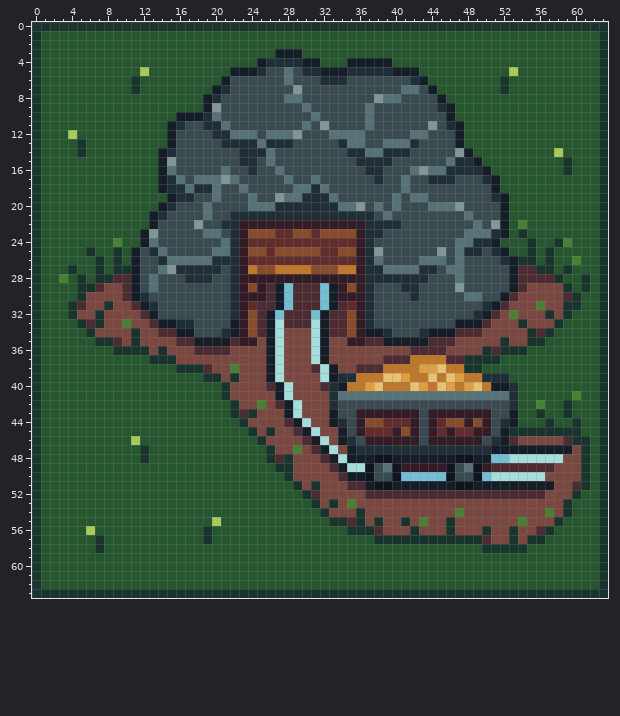
Edited in one commit: pixel-art file (img/buildings/building_gold_mine.aseprite). The picture above is the old version.
64x64 pixels, 1 frame.
After the commit:
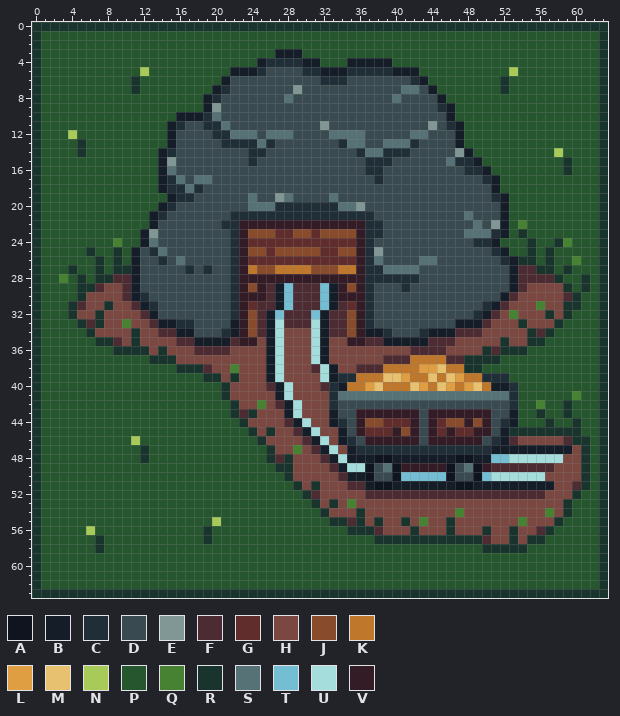
Palette (. is transparent): A #10141f  B #151d28  C #202e37  D #394a50  E #819796  F #4d2b32  G #602c2c  H #7a4841  J #884b2b  K #be772b  L #de9e41  M #e8c170  N #a8ca58  P #25562e  Q #468232  R #19332d  S #577277  T #73bed3  U #a4dddb  V #341c27
Edits made:
Colour C gives way to colour D in row 13 at x 27 to 28; in row 14 at x 23 and 35; in row 15 at x 23 and 36; in row 16 at x 24 and 46 to 47; in row 17 at x 44 to 46; in row 18 at x 19 and 31.
Colour C gives way to colour D in row 19 at x 30 to 32; in row 22 at x 39 to 40; in row 25 at x 48 to 49; in row 26 at x 20 to 21; in row 27 at x 16, 18, 20 and 43 to 44; in row 28 at x 17 to 19 and 43.
Colour C gives way to colour D in rows 29 to 30 at x 42.
Colour E gives way to colour D in row 8 at x 38; in row 12 at x 29; in row 16 at x 43; in row 17 at x 21; in row 20 at x 47; in row 22 at x 18.
Colour E gives way to colour D in row 25 at x 45; in row 27 at x 15; in row 29 at x 47.
Colour S gives way to colour D in rows 5 to 6 at x 28; in row 8 at x 29 and 39; in row 9 at x 30 and 37; in row 10 at x 31 and 37; in row 11 at x 30 and 37; in rows 14 to 15 at x 26.
Colour S gives way to colour D in row 16 at x 21, 27, 42 and 44 to 45; in row 17 at x 20, 22, 28, 31 and 41; in row 18 at x 20, 23, 29 to 30, 32 and 41; in row 19 at x 20, 29, 40 and 42 to 43; in row 20 at x 19, 38, 40 and 44 to 46; in row 21 at x 19 and 39.
Colour S gives way to colour D in row 23 at x 19 to 20; in row 24 at x 21 and 47 to 48; in row 25 at x 20 to 21 and 47; in row 26 at x 15, 17 to 19, 45 and 47; in row 27 at x 14 and 46 to 47; in row 28 at x 13 and 47.
Colour S gives way to colour D in row 29 at x 13; in row 30 at x 48 to 49.
Where, in picture pixels (left, top, right, bottom), the same in both pictures:
changed: (149, 67, 482, 301)
